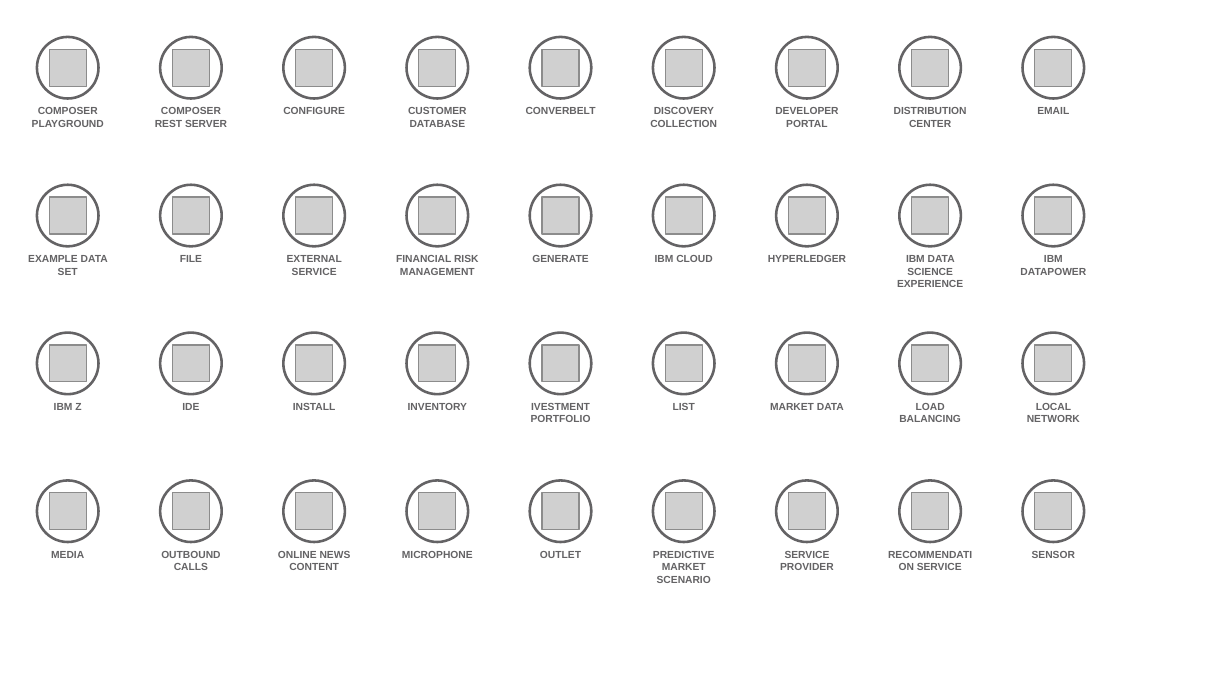
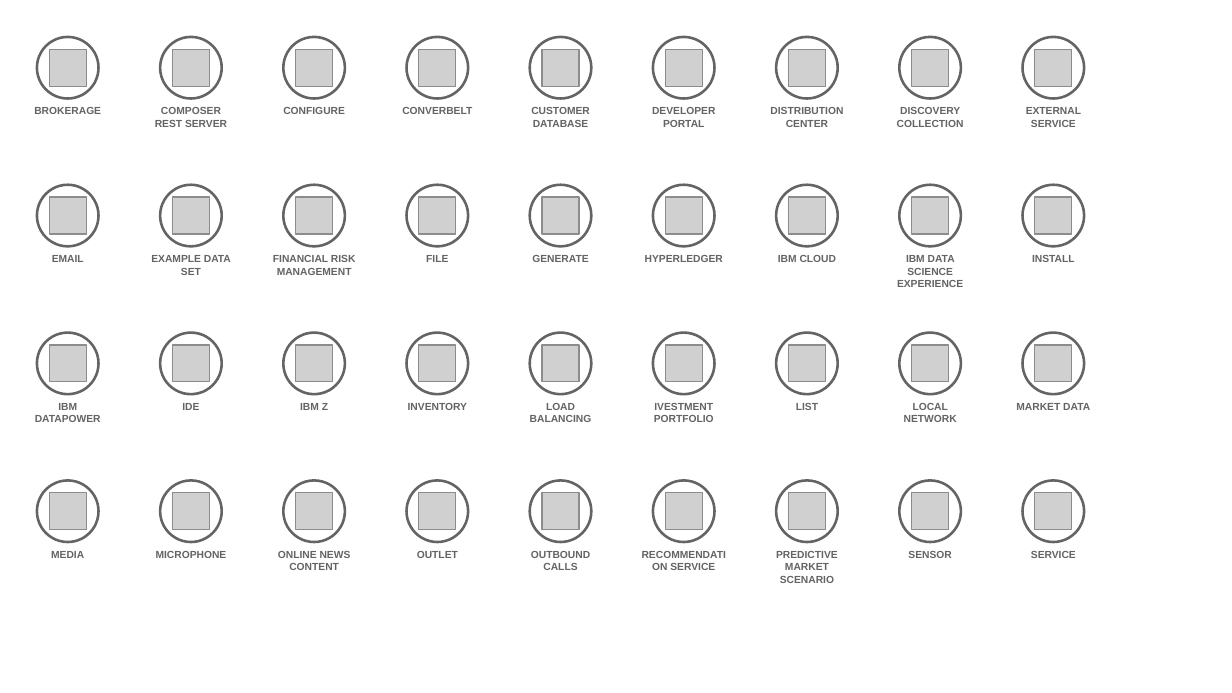
Before and after one commit to l2fprod/myarchitecture, a slide deck: slide 11 of mycatalog-architecture-diagram-template.pptx. Drawn at 1232x693 pixels with LibreOffice and Linux fonts; fonts in the diff are those of the drawing; grey boxes stand for pictures. Boxes give left, top, right and bottom in pixels: in the first picture for what was removed or moved away, otherwise in the second. Text is boxed around its words. In the diff, an @@ line names an element or a change of style, - is before the commit and + after.

```diff
--- a/mycatalog-architecture-diagram-template.pptx
+++ b/mycatalog-architecture-diagram-template.pptx
@@ text at (34, 107, 101, 114): text changed @@
-COMPOSER PLAYGROUND
+BROKERAGE
@@ text at (1026, 107, 1081, 127): text changed @@
-EMAIL
+EXTERNAL SERVICE
@@ text added at (52, 255, 84, 262), 6 pt, text #646365, bold @@
+EMAIL
@@ text removed at (287, 255, 342, 275) @@
-EXTERNAL SERVICE
@@ 3 texts: place and size @@
-3 texts at (180, 107, 844, 410)
+3 texts at (426, 107, 1090, 410)
@@ text at (1032, 255, 1075, 262): text changed @@
-IBM DATAPOWER
+INSTALL
@@ text at (35, 402, 101, 422): text changed @@
-IBM Z
+IBM DATAPOWER
@@ text at (300, 403, 328, 410): text changed @@
-INSTALL
+IBM Z
@@ text "LOAD BALANCING": place and size @@
-text "LOAD BALANCING" at (899, 403, 961, 422)
+text "LOAD BALANCING" at (530, 403, 592, 422)
@@ text at (156, 551, 227, 558): text changed @@
-OUTBOUND CALLS
+MICROPHONE
@@ 8 texts: place and size @@
-8 texts at (396, 107, 1080, 558)
+8 texts at (273, 107, 957, 558)
@@ text removed at (402, 551, 473, 558) @@
-MICROPHONE
@@ text added at (531, 551, 590, 570), 6 pt, text #646365, bold @@
+OUTBOUND CALLS
@@ text "RECOMMENDATION SERVICE": place and size @@
-text "RECOMMENDATION SERVICE" at (917, 563, 962, 570)
+text "RECOMMENDATION SERVICE" at (670, 563, 715, 570)
@@ 6 texts: place and size @@
-6 texts at (28, 107, 715, 583)
+6 texts at (151, 107, 838, 583)
@@ text at (1031, 551, 1076, 558): text changed @@
-SERVICE PROVIDER
+SERVICE
```
Also in this commit, not shown: 17 other slides changed.
